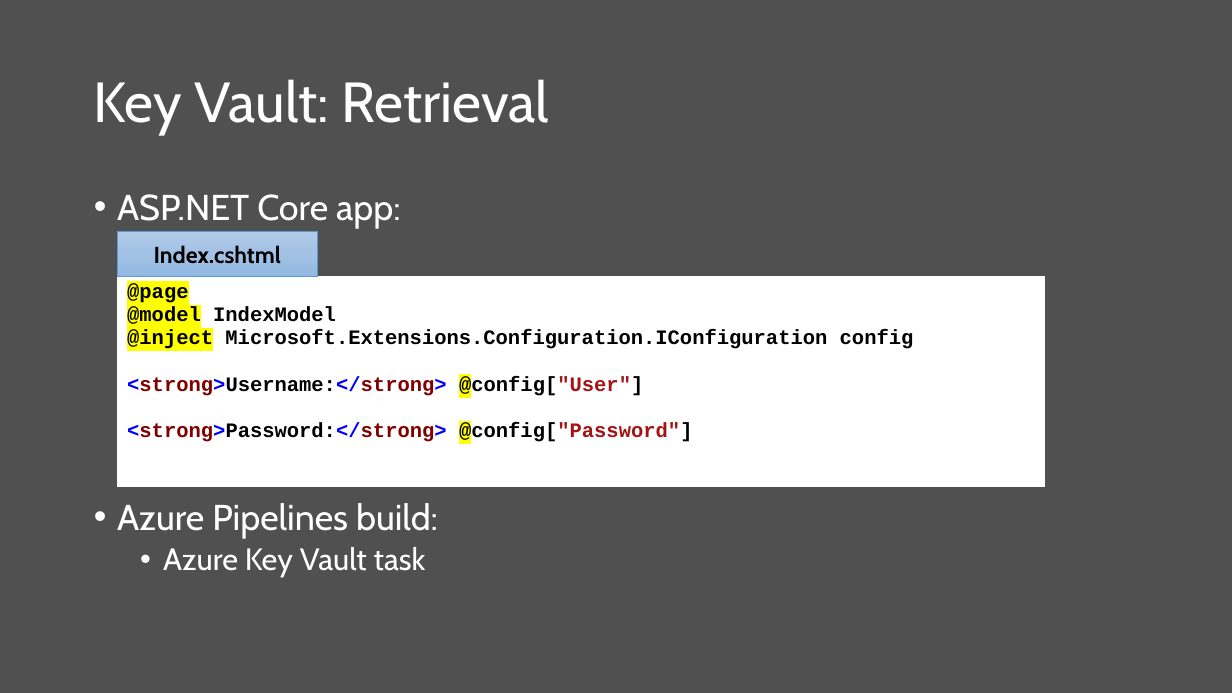
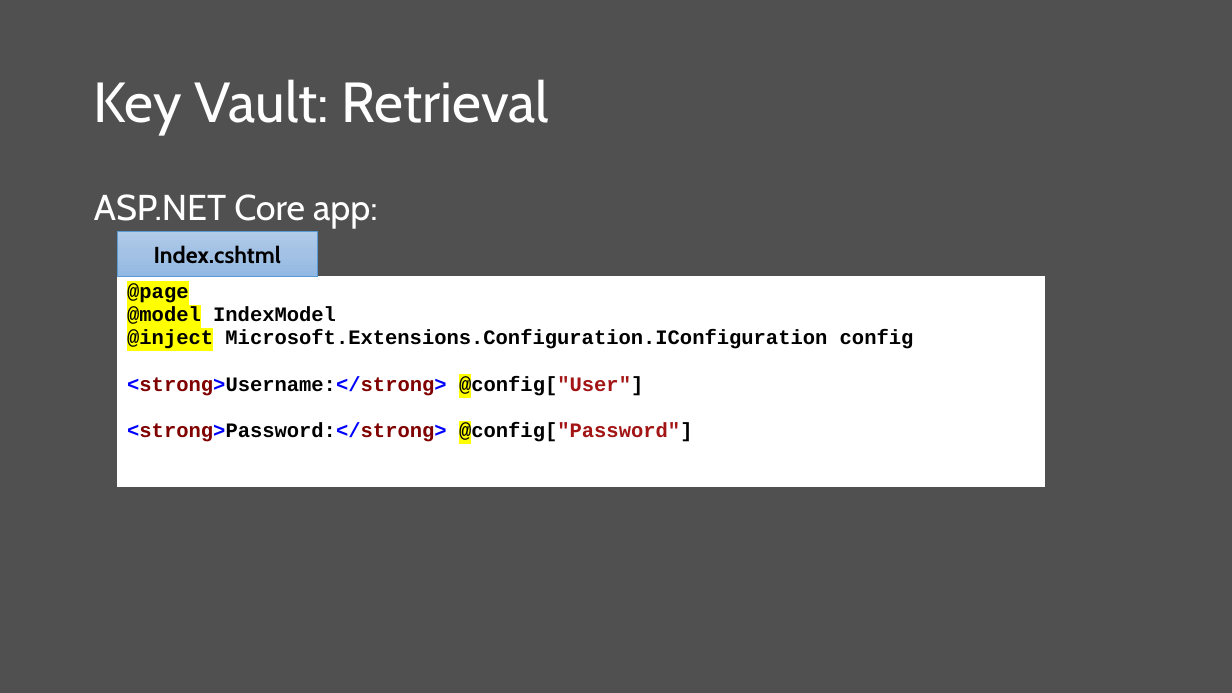
Before and after one commit to scottaddie/slide-decks, a slide deck: slide 12 of Protecting App Secrets.pptx. Drawn at 1232x693 pixels with LibreOffice and Linux fonts; fonts in the diff are those of the drawing. Boxes give left, top, right and bottom in pixels: in the first picture for what was removed or moved away, otherwise in the second. Text is boxed around its words. In the diff, an @@ line names an element or a change of style, - is before the commit and + after.

Commit message:
Add Key Vault build task content

```diff
--- a/Protecting App Secrets.pptx
+++ b/Protecting App Secrets.pptx
@@ text "ASP.NET Core app:" at box(94, 194, 378, 228): bullet • to none @@
@@ text at box(117, 503, 438, 577): paragraphs removed @@
-• Azure Pipelines build:
-  • Azure Key Vault task
```
Also in this commit, not shown: 1 slide added.
